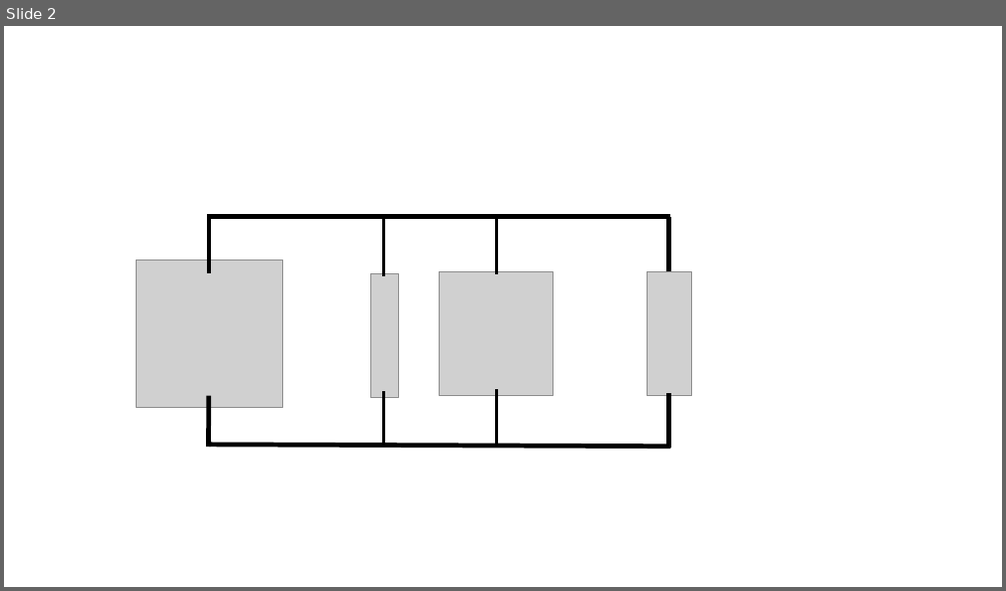
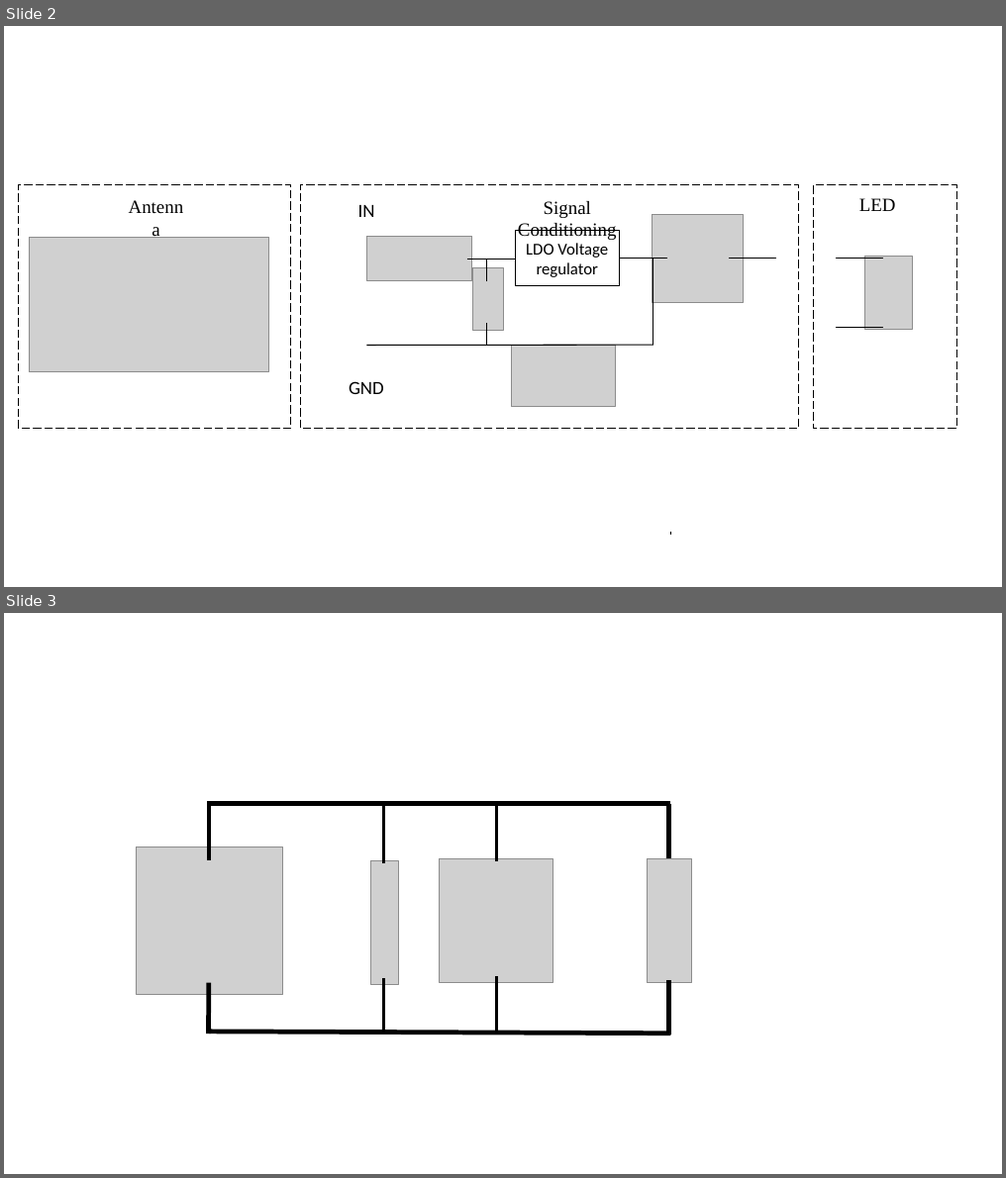
Before and after one commit to GGChe/Bioimplantable_Device, a slide deck: Individual_Contribution/GabrielGaleote/ProjectDocuments/Pictures.pptx. Shown one above the other, each under a label of ours: slide 2 before the commit, slides 2 and 3 after it. The pictures are 1006x591 and 1006x1178 pixels, drawn with LibreOffice and Linux fonts; fonts in the diff are those of the drawing; grey boxes stand for pictures. Boxes give left, top, right and bottom in pixels: in the first picture for what was removed or moved away, otherwise in the second. Text is boxed around its words. In the diff, an @@ line names an element or a change of style, - is before the commit and + after.

Commit message:
update

```diff
--- a/Individual_Contribution/GabrielGaleote/ProjectDocuments/Pictures.pptx
+++ b/Individual_Contribution/GabrielGaleote/ProjectDocuments/Pictures.pptx
@@ slide 2 added at bbox=[4, 26, 1002, 587], background #FFFFFF @@
@@ rectangle added at bbox=[19, 184, 291, 430], outline #000000 1 pt dashed @@
@@ text added at bbox=[117, 191, 195, 221], 18 pt, text #000000 @@
+Antenna
@@ rectangle added at bbox=[300, 184, 798, 430], outline #000000 1 pt dashed @@
@@ text added at bbox=[518, 201, 617, 240], 18 pt, text #000000 @@
+Signal Conditioning
@@ rectangle added at bbox=[814, 184, 957, 430], outline #000000 1 pt dashed @@
@@ text added at bbox=[859, 198, 896, 211], 18 pt, text #000000 @@
+LED
@@ text added at bbox=[358, 205, 375, 217], 18 pt, text #000000 @@
+IN
@@ rectangle added at bbox=[515, 230, 620, 285], outline #000000 0.75 pt, 16 pt, text #000000 @@
+LDO Voltage regulator
@@ picture added at bbox=[652, 215, 744, 303] @@
@@ picture added at bbox=[29, 237, 269, 372] @@
@@ picture added at bbox=[367, 236, 472, 281] @@
@@ line added from (467, 260) to (515, 260), #000000 1 pt @@
@@ line added from (487, 282) to (487, 260), #000000 1 pt @@
@@ line added from (620, 258) to (667, 258), #000000 1 pt @@
@@ line added from (653, 346) to (653, 258), #000000 1 pt @@
@@ line added from (730, 258) to (776, 258), #000000 1 pt @@
@@ line added from (836, 258) to (883, 258), #000000 1 pt @@
@@ picture added at bbox=[865, 257, 913, 330] @@
@@ picture added at bbox=[472, 269, 503, 331] @@
@@ line added from (367, 346) to (653, 345), #000000 1 pt @@
@@ line added from (487, 346) to (487, 323), #000000 1 pt @@
@@ picture added at bbox=[512, 346, 617, 407] @@
@@ line added from (836, 328) to (883, 328), #000000 1 pt @@
@@ text added at bbox=[349, 381, 384, 394], 18 pt, text #000000 @@
+GND
@@ line added from (671, 535) to (671, 531), #000000 1 pt @@
@@ what was slide 2 is now slide 3 @@
```
Also in this commit, not shown: 1 slide changed.
